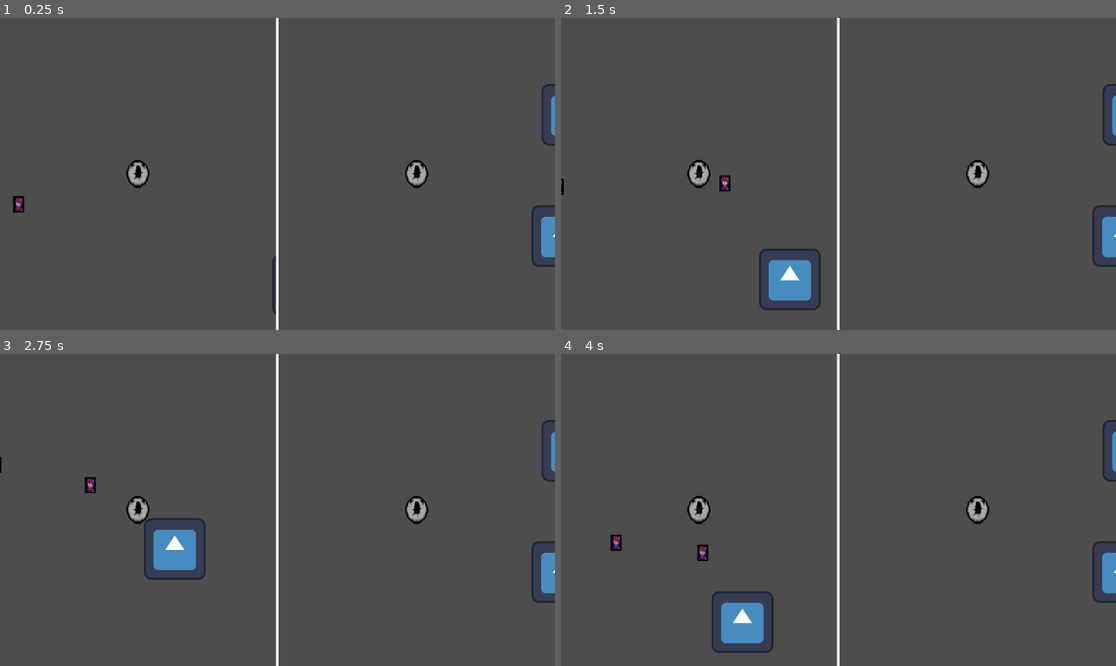
Above: before the commit, frames 1-4 (two rows, left to right).
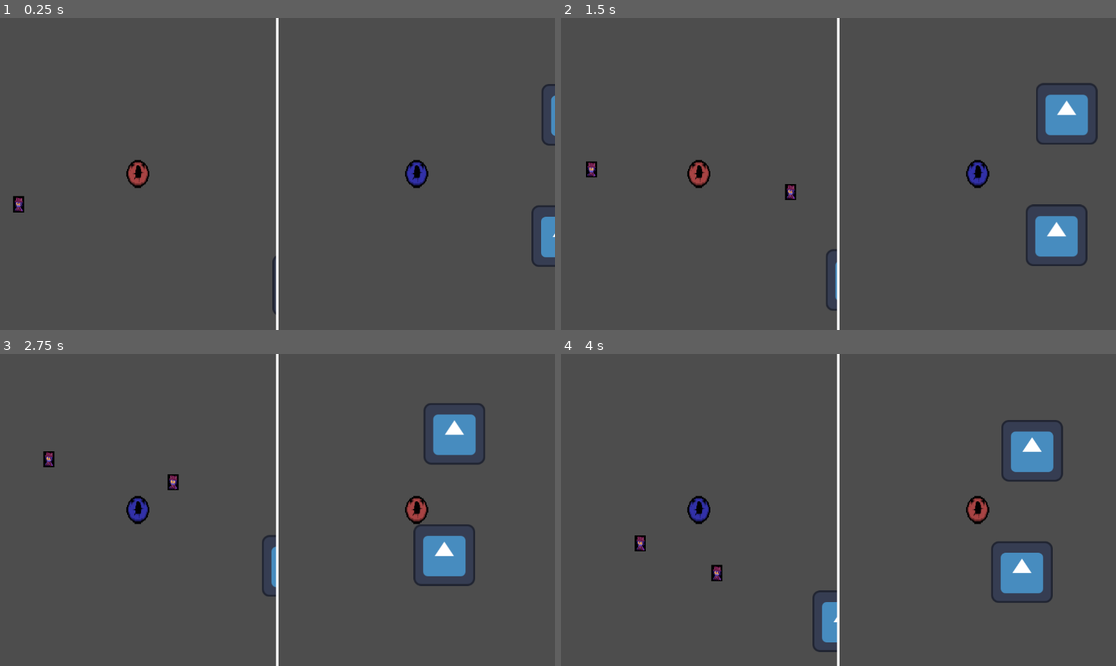
Above: after the commit, the same moments.

Repository: Shibe53/breakcore
Game: Godot game, scene res://game_scene.tscn
The game is run twice, just before and just after one commit, with the same random seed, the same clock (stepped at 60 frames per second) and the same inputs. The engine's default icon, where the game draws it, is replaced by a stand-in: a white triangle on a blue panel in a dark square.
Inputs:
- Up to frame 1 (0.25 s): no input
- Up to frame 2 (1.5 s): hold D (p1_move_right) 0.53-1.28 s; hold E (switch, bound only after the commit) 0.53-1.28 s; hold S (p1_move_down) from 1.28 s (still down); tap E (switch, bound only after the commit) at 1.35 s
- Up to frame 3 (2.75 s): release S (p1_move_down) at 2.03 s; hold D (p1_move_right) from 2.03 s (still down); hold E (switch, bound only after the commit) from 2.03 s (still down)
- Up to frame 4 (4 s): release D (p1_move_right) at 2.78 s; release E (switch, bound only after the commit) at 2.78 s; hold W (p1_move_up) 2.78-3.53 s; tap E (switch, bound only after the commit) at 2.85 s; hold A (p1_move_left) from 3.53 s (still down); hold E (switch, bound only after the commit) from 3.53 s (still down)

The runs differ from the first frame. In frame 1, 0.4% of the frame differs, in the area x 23-77%, y 46-54%; in frame 2, 5.4%; in frame 3, 5.4%; in frame 4, 5.8%, in the area x 8-100%, y 21-96%.

Commit message:
primitive switching

Diff:
--- a/Player/player.gd
+++ b/Player/player.gd
@@ -7,6 +7,7 @@
 @export var MAX_SPEED = 200
 @export var FRICTION = 500
 @export var controls : Resource = null
+@export_range(1,2) var player_num : int = 1
 
 enum {
 	MOVE
@@ -16,7 +17,7 @@
 var state = MOVE
 
 func _ready():
-	pass
+	$AnimatedSprite2D.animation = "red" if player_num == 1 else "blue"
 
 func _physics_process(delta):
 	match state:
--- a/Player/player.tscn
+++ b/Player/player.tscn
@@ -1,18 +1,36 @@
-[gd_scene load_steps=9 format=3 uid="uid://1cqb51r3rqik"]
+[gd_scene format=3 uid="uid://1cqb51r3rqik"]
 
 [ext_resource type="Texture2D" uid="uid://dhy1m2b0sskmu" path="res://keeper orgasm.png" id="1_5mj4t"]
 [ext_resource type="Script" uid="uid://c7v8m4dsedogj" path="res://Player/player.gd" id="1_eovys"]
+[ext_resource type="Texture2D" uid="uid://d01qf17xhlji8" path="res://keeper orgasm blue.png" id="2_fhl08"]
 [ext_resource type="PackedScene" uid="uid://f7p5vykto775" path="res://Utils/hurtbox.tscn" id="3_btcbx"]
 [ext_resource type="PackedScene" uid="uid://cvr2iaky0pab2" path="res://Utils/soft_collision.tscn" id="4_gwnis"]
+[ext_resource type="Texture2D" uid="uid://btjiwdraqqvuh" path="res://keeper orgasm red.png" id="4_vtle1"]
 
 [sub_resource type="SpriteFrames" id="SpriteFrames_btcbx"]
 animations = [{
+"frames": [{
+"duration": 1.0,
+"texture": ExtResource("2_fhl08")
+}],
+"loop": true,
+"name": &"blue",
+"speed": 5.0
+}, {
 "frames": [{
 "duration": 1.0,
 "texture": ExtResource("1_5mj4t")
 }],
 "loop": true,
 "name": &"default",
+"speed": 5.0
+}, {
+"frames": [{
+"duration": 1.0,
+"texture": ExtResource("4_vtle1")
+}],
+"loop": true,
+"name": &"red",
 "speed": 5.0
 }]
 
@@ -28,33 +46,34 @@
 radius = 16.0
 height = 58.0
 
-[node name="Player" type="CharacterBody2D" groups=["player"]]
+[node name="Player" type="CharacterBody2D" unique_id=395221525 groups=["player"]]
 collision_layer = 2
 collision_mask = 9
 script = ExtResource("1_eovys")
 
-[node name="AnimatedSprite2D" type="AnimatedSprite2D" parent="."]
+[node name="AnimatedSprite2D" type="AnimatedSprite2D" parent="." unique_id=1439958280]
 scale = Vector2(0.5454545, 0.7310126)
 sprite_frames = SubResource("SpriteFrames_btcbx")
+autoplay = "default"
 
-[node name="CollisionShape2D" type="CollisionShape2D" parent="."]
+[node name="CollisionShape2D" type="CollisionShape2D" parent="." unique_id=1954545575]
 shape = SubResource("CapsuleShape2D_eovys")
 
-[node name="Hurtbox" parent="." instance=ExtResource("3_btcbx")]
+[node name="Hurtbox" parent="." unique_id=498199852 instance=ExtResource("3_btcbx")]
 collision_layer = 4
 collision_mask = 8
 
 [node name="CollisionShape" parent="Hurtbox" index="0"]
 shape = SubResource("CapsuleShape2D_btcbx")
 
-[node name="SoftCollision" parent="." instance=ExtResource("4_gwnis")]
+[node name="SoftCollision" parent="." unique_id=760150846 instance=ExtResource("4_gwnis")]
 collision_layer = 32
 collision_mask = 32
 
 [node name="CollisionShape" parent="SoftCollision" index="0"]
 shape = SubResource("CapsuleShape2D_k53q1")
 
-[node name="BlinkAnimationPlayer" type="AnimationPlayer" parent="."]
+[node name="BlinkAnimationPlayer" type="AnimationPlayer" parent="." unique_id=773298866]
 
 [connection signal="area_entered" from="Hurtbox" to="." method="_on_hurtbox_area_entered"]
 [connection signal="invincibility_ended" from="Hurtbox" to="." method="_on_hurtbox_invincibility_ended"]
--- a/Worlds/p1_prototype_world.tscn
+++ b/Worlds/p1_prototype_world.tscn
@@ -11,23 +11,23 @@
 outlines = Array[PackedVector2Array]([PackedVector2Array(13, -5, 1184, -6, 1158, 667, -2, 658)])
 agent_radius = 30.0
 
-[node name="P1PrototypeWorld" type="Node2D"]
+[node name="P1PrototypeWorld" type="Node2D" unique_id=469761933]
 
-[node name="NavigationRegion2D" type="NavigationRegion2D" parent="."]
+[node name="NavigationRegion2D" type="NavigationRegion2D" parent="." unique_id=1105440925]
 navigation_polygon = SubResource("NavigationPolygon_wbr24")
 
-[node name="Wall" parent="NavigationRegion2D" instance=ExtResource("1_ob0vl")]
+[node name="Wall" parent="NavigationRegion2D" unique_id=1066872061 instance=ExtResource("1_ob0vl")]
 position = Vector2(971, 483)
 
-[node name="Wall2" parent="NavigationRegion2D" instance=ExtResource("1_ob0vl")]
+[node name="Wall2" parent="NavigationRegion2D" unique_id=1456237040 instance=ExtResource("1_ob0vl")]
 position = Vector2(172, 186)
 
-[node name="Player1" parent="." instance=ExtResource("2_wt2hc")]
+[node name="Player1" parent="." unique_id=1232445620 instance=ExtResource("2_wt2hc")]
 position = Vector2(628, 252)
 controls = ExtResource("3_0y6st")
 
-[node name="SmallEnemy" parent="." instance=ExtResource("4_wbr24")]
+[node name="SmallEnemy" parent="." unique_id=395616885 instance=ExtResource("4_wbr24")]
 position = Vector2(361, 320)
 
-[node name="SmallEnemy2" parent="." instance=ExtResource("4_wbr24")]
+[node name="SmallEnemy2" parent="." unique_id=993053256 instance=ExtResource("4_wbr24")]
 position = Vector2(966, 310)
--- a/Worlds/p2_prototype_world.tscn
+++ b/Worlds/p2_prototype_world.tscn
@@ -1,17 +1,18 @@
-[gd_scene load_steps=4 format=3 uid="uid://c2c4i4s1udd6h"]
+[gd_scene format=3 uid="uid://c2c4i4s1udd6h"]
 
 [ext_resource type="PackedScene" uid="uid://b85uwpyfx4ffy" path="res://Environment/wall.tscn" id="1_yi0ob"]
 [ext_resource type="PackedScene" uid="uid://1cqb51r3rqik" path="res://Player/player.tscn" id="2_0iw4j"]
 [ext_resource type="Resource" uid="uid://hjlyv6ud36vh" path="res://Player/p2_controls.tres" id="3_5o22e"]
 
-[node name="P2PrototypeWorld" type="Node2D"]
+[node name="P2PrototypeWorld" type="Node2D" unique_id=892028561]
 
-[node name="Wall" parent="." instance=ExtResource("1_yi0ob")]
+[node name="Wall" parent="." unique_id=1235132575 instance=ExtResource("1_yi0ob")]
 position = Vector2(595, 447)
 
-[node name="Wall2" parent="." instance=ExtResource("1_yi0ob")]
+[node name="Wall2" parent="." unique_id=532706683 instance=ExtResource("1_yi0ob")]
 position = Vector2(616, 195)
 
-[node name="Player2" parent="." instance=ExtResource("2_0iw4j")]
+[node name="Player2" parent="." unique_id=1947319577 instance=ExtResource("2_0iw4j")]
 position = Vector2(293, 318)
 controls = ExtResource("3_5o22e")
+player_num = 2
--- a/game_scene.gd
+++ b/game_scene.gd
@@ -5,16 +5,37 @@
 		sub_viewport = %LeftSubViewport,
 		camera = %LeftCamera,
 		player = %P1World/Player1,
+		remote_transform = RemoteTransform2D.new()
 	},
 	{
 		sub_viewport = %RightSubViewport,
 		camera = %RightCamera,
 		player = %P2World/Player2,
+		remote_transform = RemoteTransform2D.new()
 	},
 ]
 
 func _ready() -> void:
 	for info in players:
-		var remote_transform := RemoteTransform2D.new()
-		remote_transform.remote_path = info.camera.get_path()
-		info.player.add_child(remote_transform)
+		info.remote_transform.remote_path = info.camera.get_path()
+		info.player.add_child(info.remote_transform)
+
+func _input(event) -> void:
+	if event.is_action_pressed("switch"):
+		var p1 = players[0].player
+		var p2 = players[1].player
+
+		var p1_pos = p1.position
+		var p1_world = p1.get_parent()
+		var p1_remote_tf_path = players[0].remote_transform.remote_path
+
+		p1.position = p2.position
+		players[0].remote_transform.remote_path = players[1].remote_transform.remote_path
+		p1.reparent(p2.get_parent())
+
+		p2.position = p1_pos
+		players[1].remote_transform.remote_path = p1_remote_tf_path
+		p2.reparent(p1_world)
+
+func _on_switch_signal():
+	pass
--- a/game_scene.tscn
+++ b/game_scene.tscn
@@ -1,10 +1,10 @@
-[gd_scene load_steps=4 format=3 uid="uid://3jwwkqsrbtn6"]
+[gd_scene format=3 uid="uid://3jwwkqsrbtn6"]
 
 [ext_resource type="PackedScene" uid="uid://t3ynv6ighfep" path="res://Worlds/p1_prototype_world.tscn" id="1_mlf6e"]
 [ext_resource type="Script" uid="uid://cjmmcbmoc54ng" path="res://game_scene.gd" id="1_v1wow"]
 [ext_resource type="PackedScene" uid="uid://c2c4i4s1udd6h" path="res://Worlds/p2_prototype_world.tscn" id="2_po0ka"]
 
-[node name="GameScene" type="Control"]
+[node name="GameScene" type="Control" unique_id=1299157266]
 layout_mode = 3
 anchors_preset = 15
 anchor_right = 1.0
@@ -13,7 +13,7 @@
 grow_vertical = 2
 script = ExtResource("1_v1wow")
 
-[node name="HBoxContainer" type="HBoxContainer" parent="."]
+[node name="HBoxContainer" type="HBoxContainer" parent="." unique_id=1375311485]
 layout_mode = 1
 anchors_preset = 15
 anchor_right = 1.0
@@ -22,41 +22,41 @@
 grow_vertical = 2
 theme_override_constants/separation = 0
 
-[node name="LeftViewportContainer" type="SubViewportContainer" parent="HBoxContainer"]
+[node name="LeftViewportContainer" type="SubViewportContainer" parent="HBoxContainer" unique_id=1406625470]
 layout_mode = 2
 size_flags_horizontal = 3
 stretch = true
 
-[node name="LeftSubViewport" type="SubViewport" parent="HBoxContainer/LeftViewportContainer"]
+[node name="LeftSubViewport" type="SubViewport" parent="HBoxContainer/LeftViewportContainer" unique_id=1032933137]
 unique_name_in_owner = true
 handle_input_locally = false
 size = Vector2i(573, 648)
 render_target_update_mode = 4
 
-[node name="LeftCamera" type="Camera2D" parent="HBoxContainer/LeftViewportContainer/LeftSubViewport"]
+[node name="LeftCamera" type="Camera2D" parent="HBoxContainer/LeftViewportContainer/LeftSubViewport" unique_id=1348175922]
 unique_name_in_owner = true
 
-[node name="P1World" parent="HBoxContainer/LeftViewportContainer/LeftSubViewport" instance=ExtResource("1_mlf6e")]
+[node name="P1World" parent="HBoxContainer/LeftViewportContainer/LeftSubViewport" unique_id=1943311947 instance=ExtResource("1_mlf6e")]
 unique_name_in_owner = true
 
-[node name="ColorRect" type="ColorRect" parent="HBoxContainer"]
+[node name="ColorRect" type="ColorRect" parent="HBoxContainer" unique_id=585154583]
 custom_minimum_size = Vector2(5, 0)
 layout_mode = 2
 
-[node name="RightViewportContainer2" type="SubViewportContainer" parent="HBoxContainer"]
+[node name="RightViewportContainer2" type="SubViewportContainer" parent="HBoxContainer" unique_id=1404960914]
 layout_mode = 2
 size_flags_horizontal = 3
 stretch = true
 
-[node name="RightSubViewport" type="SubViewport" parent="HBoxContainer/RightViewportContainer2"]
+[node name="RightSubViewport" type="SubViewport" parent="HBoxContainer/RightViewportContainer2" unique_id=1335208385]
 unique_name_in_owner = true
 handle_input_locally = false
 size = Vector2i(574, 648)
 render_target_update_mode = 4
 
-[node name="RightCamera" type="Camera2D" parent="HBoxContainer/RightViewportContainer2/RightSubViewport"]
+[node name="RightCamera" type="Camera2D" parent="HBoxContainer/RightViewportContainer2/RightSubViewport" unique_id=239348752]
 unique_name_in_owner = true
 position = Vector2(-8, 0)
 
-[node name="P2World" parent="HBoxContainer/RightViewportContainer2/RightSubViewport" instance=ExtResource("2_po0ka")]
+[node name="P2World" parent="HBoxContainer/RightViewportContainer2/RightSubViewport" unique_id=1072805428 instance=ExtResource("2_po0ka")]
 unique_name_in_owner = true
--- a/project.godot
+++ b/project.godot
@@ -69,6 +69,11 @@
 "events": [Object(InputEventKey,"resource_local_to_scene":false,"resource_name":"","device":-1,"window_id":0,"alt_press …(195 unchanged characters)…
 ]
 }
+switch={
+"deadzone": 0.2,
+"events": [Object(InputEventKey,"resource_local_to_scene":false,"resource_name":"","device":-1,"window_id":0,"alt_pressed":false,"shift_pressed":false,"ctrl_pressed":false,"meta_pressed":false,"pressed":false,"keycode":0,"physical_keycode":69,"key_label":0,"unicode":101,"location":0,"echo":false,"script":null)
+]
+}
 
 [layer_names]
 
Not shown: 1 places in Worlds/p1_prototype_world.tscn that only renumber resources
Binary file added: keeper orgasm blue.png
Not shown, added: keeper orgasm blue.png.import
Binary file added: keeper orgasm red.png
Not shown, added: keeper orgasm red.png.import
Binary file changed: keeper orgasm.png
Not shown, added: keeper orgasm.png~
